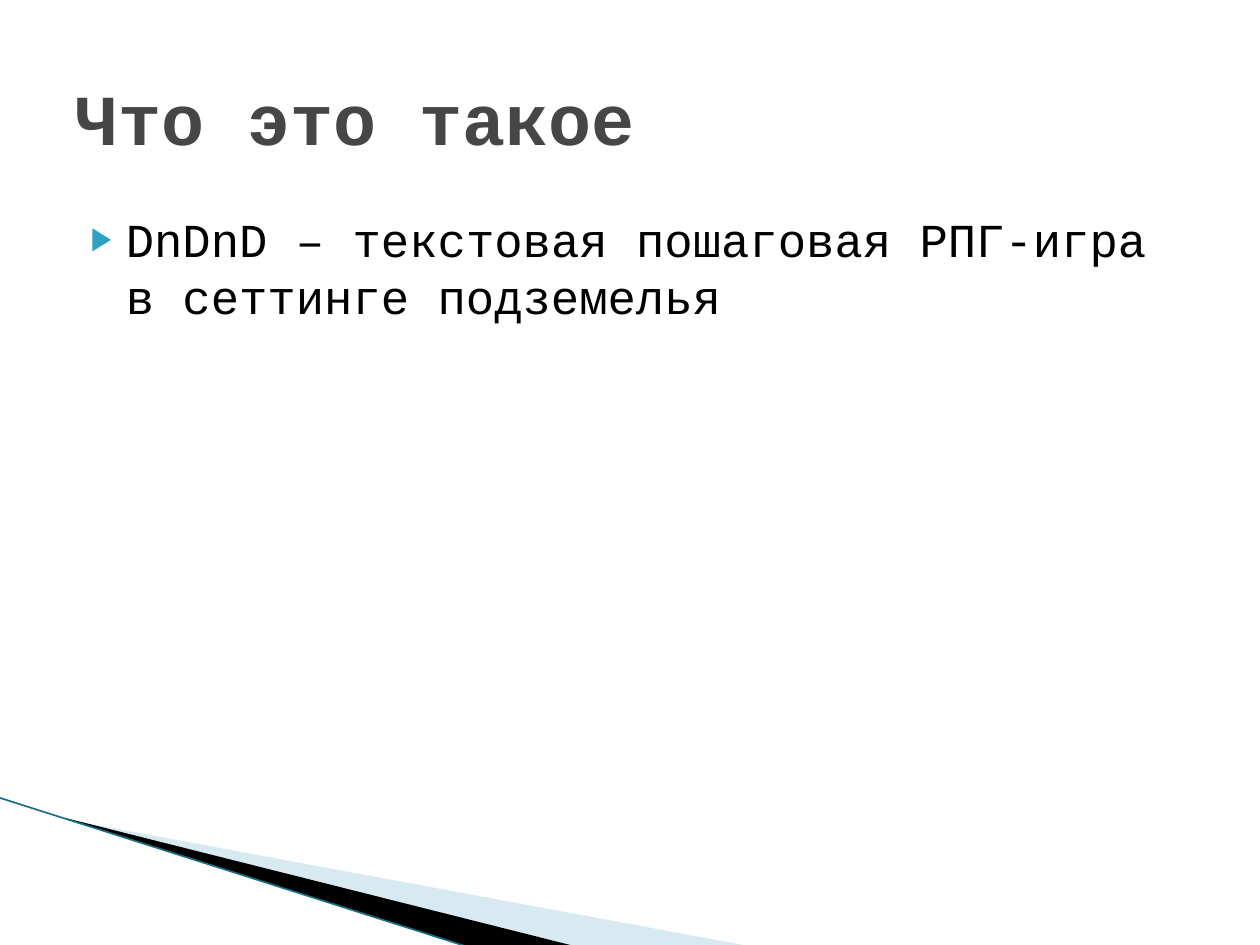
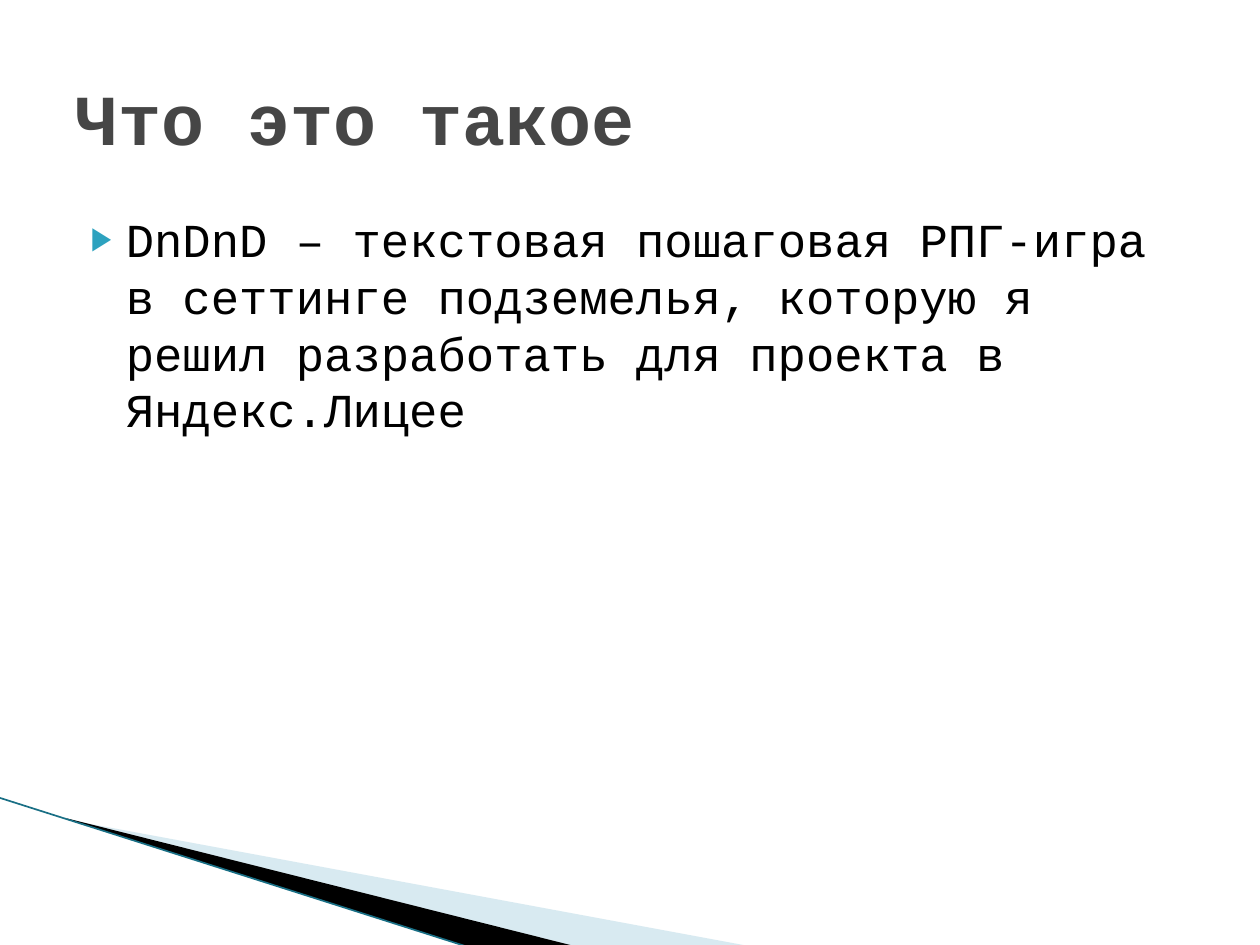
Before and after one commit to DebiKk-tech/DnDnD, a slide deck: slide 2 of Documents/presentation.pptx. Drawn at 1260x945 pixels with LibreOffice and Linux fonts; fonts in the diff are those of the drawing; background and template pictures are left out. Boxes give left, top, right and bottom in pixels: in the first picture for what was removed or moved away, otherwise in the second. Text is boxed around its words. In the diff, an @@ line names an element or a change of style, - is before the commit and + after.

```diff
--- a/Documents/presentation.pptx
+++ b/Documents/presentation.pptx
@@ text at (126, 226, 1147, 437): text changed @@
-▶ DnDnD – текстовая пошаговая РПГ-игра в сеттинге подземелья
+▶ DnDnD – текстовая пошаговая РПГ-игра в сеттинге подземелья, которую я решил разработать для проекта в Яндекс.Лицее
```
Also in this commit, not shown: 2 other slides changed, 6 slides added, 2 slides removed.
